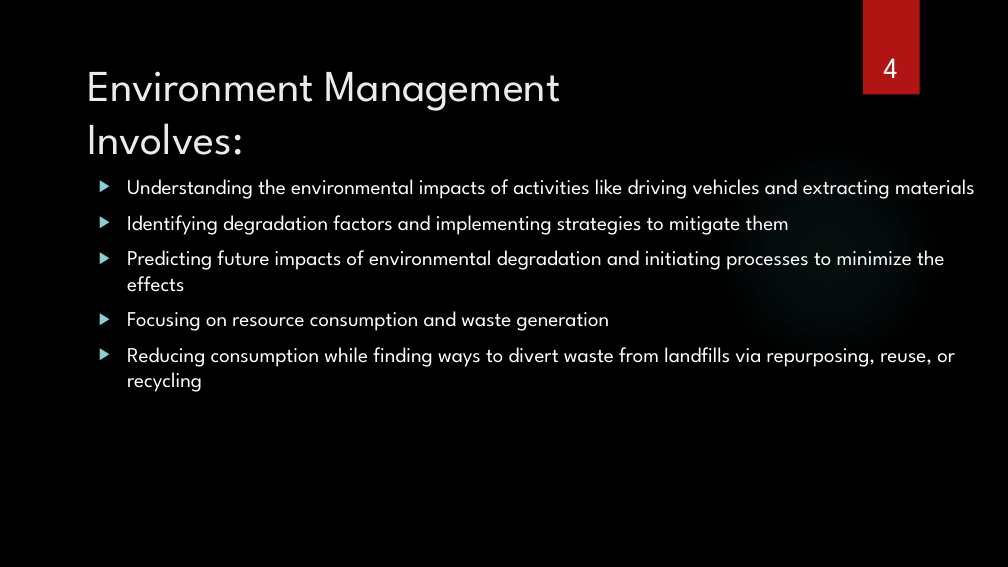
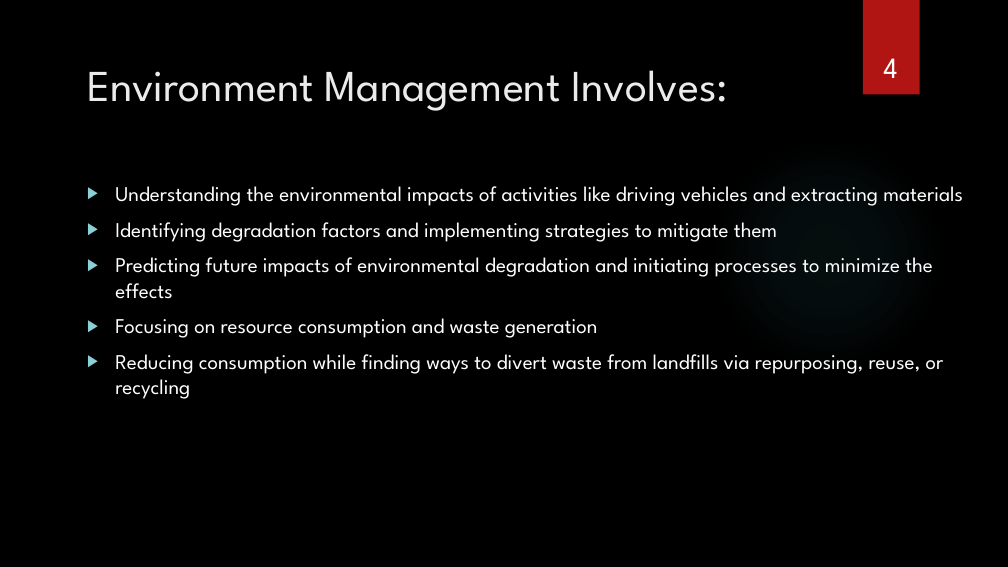
Before and after one commit to spaggiari65/present, a slide deck: slide 4 of Chapter12.pptx. Drawn at 1008x567 pixels with LibreOffice and Linux fonts; fonts in the diff are those of the drawing; background and template pictures are left out. Boxes give left, top, right and bottom in pixels: in the first picture for what was removed or moved away, otherwise in the second. Text is boxed around its words. In the diff, an @@ line names an element or a change of style, - is before the commit and + after.

```diff
--- a/Chapter12.pptx
+++ b/Chapter12.pptx
@@ title "Environment Management Involves:" rewrapped from box(87, 71, 561, 155) to box(87, 70, 729, 111) @@
@@ text "Understanding the environmental impacts of ...": place and size @@
-text "Understanding the environmental impacts of ..." at box(127, 179, 975, 392)
+text "Understanding the environmental impacts of ..." at box(115, 186, 963, 399)
```
Also in this commit, not shown: 8 other slides changed, 4 slides added.
